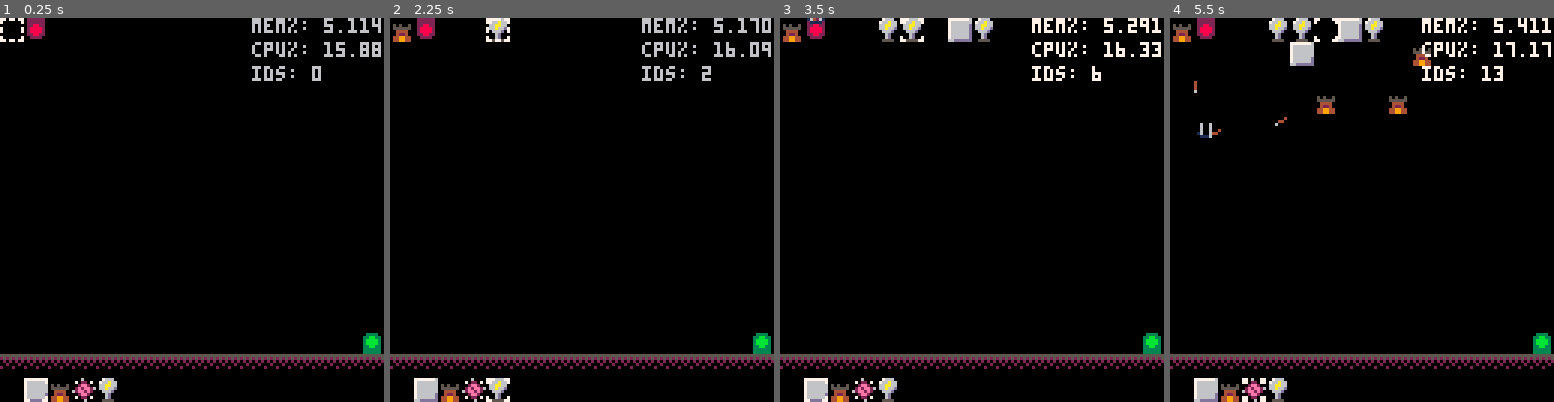
Above: before the commit, frames 1-4 (left to right).
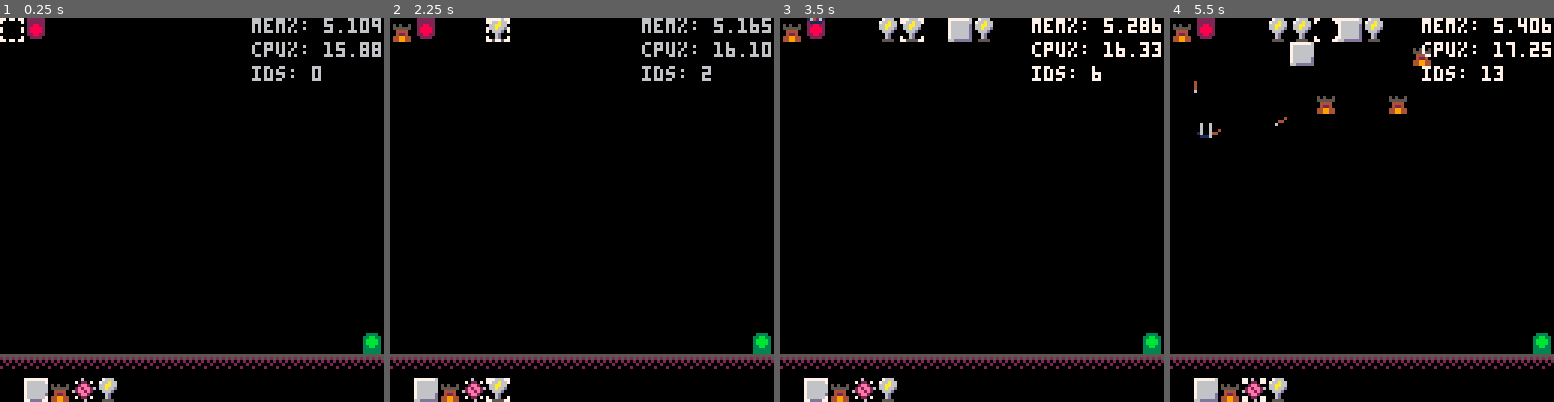
Above: after the commit, the same moments.

Repository: ClaytonKnittel/pico8-test
Game: PICO-8 cartridge clatt.p8
The game is run twice, just before and just after one commit, with the same random seed, the same clock (stepped at 60 frames per second) and the same inputs.
Inputs:
- Up to frame 1 (0.25 s): no input
- Up to frame 2 (2.25 s): tap X (X key) at 0.33, 1.07, 1.85 s; tap O (Z key) at 0.7, 1.7, 2.1 s; hold Right 1.6-2.1 s; hold Up from 2.15 s (still down)
- Up to frame 3 (3.5 s): release Up at 2.42 s; hold Right 2.47-3.03 s; tap O (Z key) at 2.5, 2.9, 3.3 s; tap X (X key) at 2.97 s; hold Left from 3.08 s (still down)
- Up to frame 4 (5.5 s): release Left at 3.58 s; hold Down 3.63-3.97 s; tap O (Z key) every 0.4 s from 3.7 to 5.3 s; hold Right 4.02-4.68 s; tap X (X key) at 4.08, 5.2 s; hold Up 4.73-5.03 s; hold Left from 5.08 s (still down)

The runs differ from the first frame. In frame 1, less than 0.1% of the frame differs, in the area x 93-99%, y 0-4%; in frame 2, 0.2%; in frame 3, less than 0.1%; in frame 4, 0.2%, in the area x 93-100%, y 0-11%.

Commit message:
target all enemies

Diff:
--- a/clatt.p8
+++ b/clatt.p8
@@ -479,7 +479,7 @@
 }
 
 function IsEnemyType(type_id)
-  return ENEMY_SPRITE_ANIMATION_MAP[type_id] ~= nil
+  return ENEMY_INFO_MAP[type_id] ~= nil
 end
 
 function MakeEnemy(enemy_type)
@@ -597,7 +597,7 @@
       local target_enemy = nil
       local target_enemy_distance = 32
       for entity in entity_map.entities() do
-        if entity.type_id() == TypeId.JELLYFISH then
+        if IsEnemyType(entity.type_id()) then
           local enemy_pos = entity.pos()
           local enemy_distance = PosMagnitude(PosSub(enemy_pos, archer.pos()))
           if enemy_distance < range then
@@ -686,7 +686,7 @@
     local will_fire = false
     if fire_rate_cooldown == 0 then
       for entity in entity_map.entities() do
-        if not will_fire and entity.type_id() == TypeId.JELLYFISH then
+        if not will_fire and IsEnemyType(entity.type_id()) then
           local enemy_pos = entity.pos()
           local enemy_distance = PosMagnitude(PosSub(enemy_pos, pinwheel.pos()))
           if enemy_distance < range then
@@ -767,7 +767,7 @@
       local target_enemy = nil
       local target_enemy_distance = 999
       for entity in entity_map.entities() do
-        if entity.type_id() == TypeId.JELLYFISH then
+        if IsEnemyType(entity.type_id()) then
           local enemy_pos = entity.pos()
           local enemy_distance = PosMagnitude(PosSub(enemy_pos, lightning.pos()))
           if enemy_distance < range then
